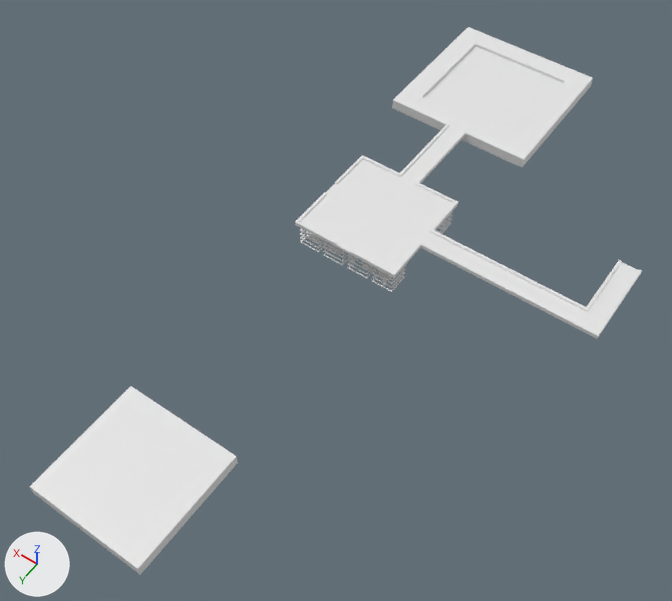
Renders of the glTF model models/islands/islands.glb from each side of a commit.
One viewpoint serves both versions: a camera (50 mm lens) standing at (-57.9, 133.2, 115.9) and looking at (-3.0, 56.3, -5.1). Every picture has the same lights, and +X, +Y and +Z are marked at lower left. Where no turn or scale is listed for an object, it has been applied to the vertices.

The first picture shows 'Bridge 1', 'Bridge 2', 'Bridge 3', 'Island 1', 'Island 3', 'Platform 1', 'Under Shape'.
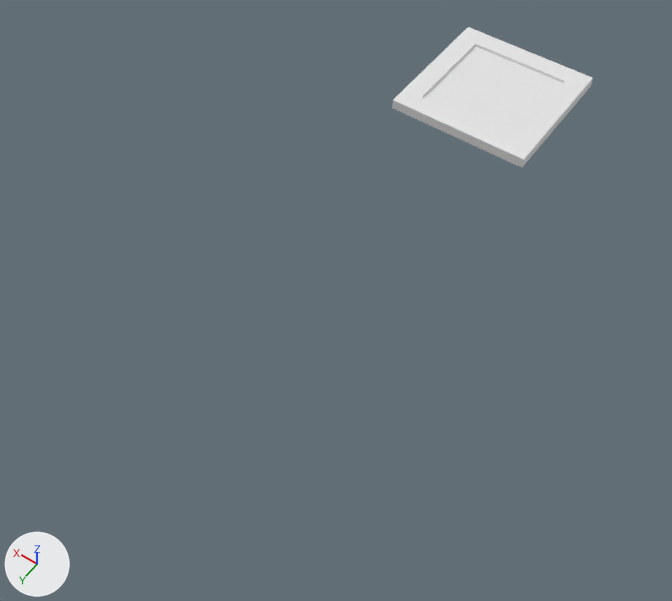
The change, as a diff of the scene's bpy script:
```diff
--- a/models/islands/islands.glb.py
+++ b/models/islands/islands.glb.py
@@ ob_island_3 @@
-ob_island_3 = bpy.data.objects.new('Island 3', me_cube_003)
-ob_island_3.location = (0.0, 100.0, 0.0)
@@ ob_bridge_1 @@
-ob_bridge_1 = bpy.data.objects.new('Bridge 1', me_cube)
-ob_bridge_1.location = (0.0, 20.0, 0.0)
@@ ob_platform_1 @@
-ob_platform_1 = bpy.data.objects.new('Platform 1', me_cube_002)
-ob_platform_1.location = (0.0, 40.0, 0.0)
@@ ob_under_shape @@
-ob_under_shape = bpy.data.objects.new('Under Shape', me_plane_002)
-ob_under_shape.location = (-5.0, 35.0, -1.0)
@@ ob_bridge_2 @@
-ob_bridge_2 = bpy.data.objects.new('Bridge 2', me_cube_004)
-ob_bridge_2.location = (-16.0, 40.0, 0.0)
@@ ob_bridge_3 @@
-ob_bridge_3 = bpy.data.objects.new('Bridge 3', me_cube_006)
-ob_bridge_3.location = (-32.0, 40.0, 0.0)
```

Changed parts and their boxes [x1, y1, x2, y2] in the pictures (672 x 601 px):
'Island 3', deleted: before [30, 386, 237, 575]
'Platform 1', deleted: before [295, 155, 458, 278]
'Bridge 3', deleted: before [506, 260, 642, 339]
'Bridge 2', deleted: before [421, 230, 518, 292]
'Bridge 1', deleted: before [400, 124, 466, 183]
'Under Shape', deleted: before [300, 211, 453, 292]
